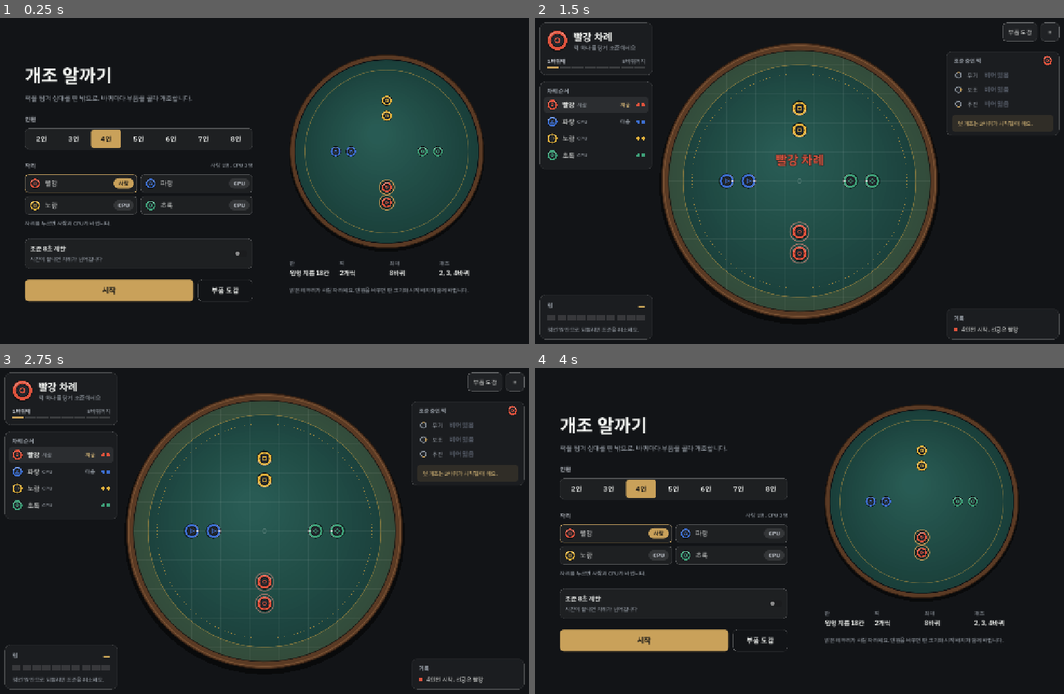
Above: before the commit, frames 1-4 (two rows, left to right).
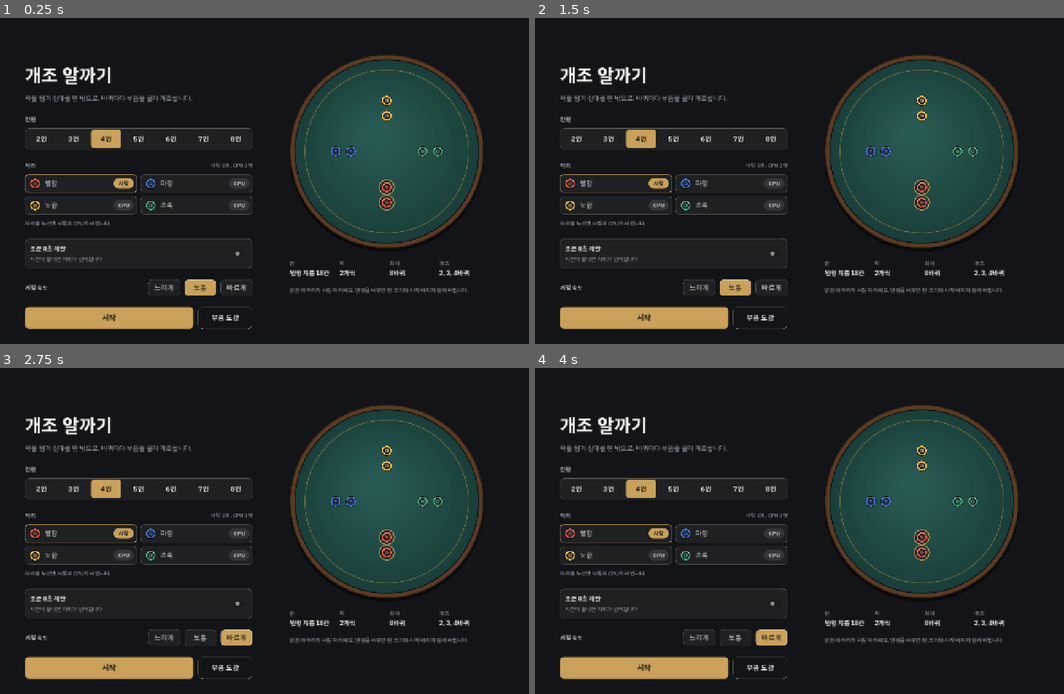
Above: after the commit, the same moments.

Repository: webgame-kr/alkkagi
Game: Godot game, scene res://scenes/main.tscn
The game is run twice, just before and just after one commit, with the same random seed, the same clock (stepped at 60 frames per second) and the same inputs.
Inputs (mouse positions are in pixels of both pictures, inside the frame that each line leads up to):
- Up to frame 1 (0.25 s): no input
- Up to frame 2 (1.5 s): click (698, 288) at 0.5 s, where only the run after the commit has a clickable "느리게"; click (736, 288) at 1.25 s, where only the run after the commit has a clickable "보통"
- Up to frame 3 (2.75 s): click (238, 638) at 2 s, where only the run after the commit has a clickable "빠르게"
- Up to frame 4 (4 s): click (646, 667) at 2.75 s, where only the run after the commit has a clickable "시작"; click "≡" at 3.5 s

The runs differ from the first frame. In frame 1, 4.8% of the frame differs, in the area x 4-48%, y 80-96%; in frame 2, 44%; in frame 3, 44%, in the area x 0-100%, y 1-99%; in frame 4, 4.9%.

Commit message:
Fix set labels for non-T-rex sets and slow the game tempo
- Set helpers default to the puck's own set instead of the T-rex set;
  draft cards, the completion pop-up and CPU drafting use the part's set
- Game speed option in the lobby (slow / normal / fast); normal plays
  pucks at 0.7x, gives the CPU longer to think and show its aim, and
  pauses between turns (longer after a knockout)

Co-Authored-By: Claude Opus 5.5 <noreply@anthropic.com>

Diff:
--- a/scripts/game.gd
+++ b/scripts/game.gd
@@ -39,7 +39,14 @@
 var font_semi: Font
 var font_bold: Font
 var m: Match
-var settings := {"n": 4, "cpu": [false, true, true, true, true, true, true, true], "timed": false}
+var settings := {"n": 4, "cpu": [false, true, true, true, true, true, true, true], "timed": false, "speed": 1}
+## 게임 속도: 퍽이 움직이는 빠르기(재생 배율), CPU가 뜸 들이는 시간, 차례 사이 쉬는 시간.
+const SPEEDS := [
+	{"name": "느리게", "play": 0.5, "think": 1.4, "aim_show": 1.6, "hold": 1.1},
+	{"name": "보통", "play": 0.7, "think": 0.9, "aim_show": 1.15, "hold": 0.75},
+	{"name": "빠르게", "play": 1.0, "think": 0.45, "aim_show": 0.65, "hold": 0.3},
+]
+var turn_hold := 0.0          # 샷이 끝난 뒤 다음 차례까지 잠깐 쉬기
 var state := "setup"          # setup | play | result
 
 # 화면 배치
@@ -200,6 +207,12 @@
 		all[7].parts = {"weapon": "night_charm", "aux": "wind_knot", "prop": "second_step"}
 		m.world.events.append({"t": "manga", "part": "log_sub", "pos": all[4].pos, "owner": all[4].owner, "stone": all[4].id})
 		_consume_events()
+	if args.has("--moon"):
+		var mine2: Array = m.world.alive_stones_of(0)
+		mine2[0].parts = {"weapon": "moon_staff", "aux": "star_cloak", "prop": ""}
+		if m.phase == "draft":
+			m.offers[0] = m.roll_offer(0)
+			turn_key = ""
 	if args.has("--trex"):
 		var mine: Array = m.world.alive_stones_of(0)
 		mine[0].parts = {"weapon": "trex_head", "aux": "trex_arm", "prop": "trex_leg"}
@@ -279,6 +292,7 @@
 	m = Match.new()
 	m.setup(settings["n"], settings["cpu"], randi(), settings["timed"])
 	state = "play"
+	turn_hold = 0.0
 	fx.clear()
 	log_lines.clear()
 	bot = null
@@ -309,7 +323,14 @@
 	queue_redraw()
 
 
+func _sp(k: String) -> float:
+	return SPEEDS[settings.get("speed", 1)][k]
+
+
 func _update_play(delta: float) -> void:
+	if turn_hold > 0.0:
+		turn_hold -= delta
+		return
 	var key := "%s|%d|%d|%d" % [m.phase, m.round_no, m.turn_pos, m.draft_queue.size()]
 	if key != turn_key:
 		turn_key = key
@@ -320,7 +341,7 @@
 			if slowmo > 0.0:
 				slowmo -= delta
 				spd = 0.3
-			accum += minf(delta, 0.05) * spd
+			accum += minf(delta, 0.05) * spd * _sp("play")
 			while accum >= World.DT and m.phase == "moving":
 				accum -= World.DT
 				m.world.step()
@@ -389,7 +410,7 @@
 			m.skip_turn()
 		else:
 			cpu_aim = r.duplicate()
-			cpu_aim["t"] = 0.65
+			cpu_aim["t"] = _sp("aim_show")
 
 
 func _on_phase_changed() -> void:
@@ -397,7 +418,7 @@
 		"aim":
 			aim_left = m.aim_limit
 			bot = null
-			bot_wait = 0.45
+			bot_wait = _sp("think")
 			var p: Dictionary = m.players[m.current_player()]
 			_banner("%s 차례" % p.name, p.color)
 			relic_mode = false
@@ -407,7 +428,7 @@
 			var pid := m.current_drafter()
 			draft_part = ""
 			draft_stone = -1
-			draft_wait = 0.7
+			draft_wait = _sp("think") + 0.4
 			if m.draft_queue.size() == m.order.size():
 				_banner("%d바퀴 · 개조 시간" % m.round_no)
 			if m.players[pid].cpu:
@@ -420,6 +441,7 @@
 	var shooter_owner: int = m.world.shot.owner if m.world.shot != null else -1
 	var outs: Array = m.world.knockouts.duplicate()
 	m.finish_shot()
+	turn_hold = _sp("hold") + (0.4 if not outs.is_empty() else 0.0)
 	_consume_events()
 	if shooter_owner < 0:
 		return
@@ -462,7 +484,7 @@
 
 func _banner(s: String, c := TEXT) -> void:
 	banner = s
-	banner_t = 1.3
+	banner_t = 1.6
 	_banner_col = c
 
 
@@ -551,7 +573,7 @@
 			if sid >= 0:
 				_pick_stone_for_part(pid, sid)
 		return
-	if m.phase != "aim" or m.players[m.current_player()].cpu:
+	if m.phase != "aim" or m.players[m.current_player()].cpu or turn_hold > 0.0:
 		return
 	if relic_mode:
 		if event.pressed:
@@ -684,8 +706,9 @@
 		if set_txt != "":
 			_log(set_txt, BRASS)
 		fx.append({"k": "text", "pos": s.pos + Vector2(0, -34), "t": 0.0, "life": 1.3, "text": txt, "c": pl.color.lightened(0.35), "size": 20})
-		if PartsData.set_complete(s.parts):
-			fx.append({"k": "text", "pos": s.pos + Vector2(0, -58), "t": 0.0, "life": 1.8, "text": "메카 티라노!", "c": POWER, "size": 24})
+		var done_set := PartsData.set_of(part)
+		if done_set != "" and PartsData.set_complete(s.parts, done_set):
+			fx.append({"k": "text", "pos": s.pos + Vector2(0, -58), "t": 0.0, "life": 1.8, "text": PartsData.SETS[done_set]["name"] + "!", "c": POWER, "size": 24})
 			fx.append({"k": "ring", "pos": s.pos, "t": 0.0, "life": 0.8, "r": 60.0, "c": POWER})
 		fx.append({"k": "ring", "pos": s.pos, "t": 0.0, "life": 0.5, "r": 34.0, "c": pl.color})
 	draft_part = ""
@@ -1862,6 +1885,25 @@
 	cb.toggled.connect(func(v): settings["timed"] = v)
 	th.add_child(cb)
 	col.add_child(tp)
+	# 게임 속도
+	var sp_row := HBoxContainer.new()
+	sp_row.add_theme_constant_override("separation", 10)
+	var spl := _nw(_label("게임 속도", 14, LABEL, 1))
+	spl.size_flags_horizontal = Control.SIZE_EXPAND_FILL
+	sp_row.add_child(spl)
+	for i in SPEEDS.size():
+		var on: bool = settings.get("speed", 1) == i
+		var sb2 := _button(SPEEDS[i]["name"], func():
+			settings["speed"] = i
+			_show_setup())
+		sb2.custom_minimum_size = Vector2(76, 38)
+		var st2 := _sb(BRASS if on else Color(1, 1, 1, 0.05), Color(1, 1, 1, 0.1), 8)
+		sb2.add_theme_stylebox_override("normal", st2)
+		sb2.add_theme_stylebox_override("hover", _sb(BRASS.lightened(0.1) if on else Color(1, 1, 1, 0.1), Color(1, 1, 1, 0.14), 8))
+		for k in ["font_color", "font_hover_color", "font_pressed_color"]:
+			sb2.add_theme_color_override(k, INK if on else TEXT)
+		sp_row.add_child(sb2)
+	col.add_child(sp_row)
 	# 시작
 	var row2 := HBoxContainer.new()
 	row2.add_theme_constant_override("separation", 10)
@@ -2072,16 +2114,18 @@
 	var tag := ""
 	var tag_col := SUB
 	if PartsData.set_of(part) != "":
+		var set_id := PartsData.set_of(part)
+		var set_name: String = PartsData.SETS[set_id]["name"]
 		var best := 0
 		for st in m.world.alive_stones_of(pid):
-			var c: int = PartsData.set_progress(st.parts)["count"]
-			if c < 3:
+			var c: int = PartsData.set_progress(st.parts, set_id)["count"]
+			if c < 3 and not st.parts.values().has(part):
 				best = maxi(best, c)
 		if best == 2:
-			tag = "고르면 세트 완성 · 메카 티라노"
+			tag = "고르면 세트 완성 · " + set_name
 			tag_col = POWER
 		else:
-			tag = "티라노 세트 %d/3" % (best + 1)
+			tag = "%s 세트 %d/3" % [set_name, best + 1]
 			tag_col = HINT_GOLD
 	elif not m.trex_missing(pid).is_empty():
 		tag = "일반 부품"
--- a/scripts/sim/bot.gd
+++ b/scripts/sim/bot.gd
@@ -139,7 +139,7 @@
 				val -= 6.0
 			# 세트를 모으는 중이면 같은 알에 이어 붙이는 쪽을 크게 쳐준다.
 			if PartsData.set_of(part) != "":
-				var have: int = PartsData.set_progress(s.parts)["count"]
+				var have: int = PartsData.set_progress(s.parts, PartsData.set_of(part))["count"]
 				val += have * 4.0
 			# 이미 부품이 있는 알에 몰아 다는 쪽을 약간 선호 (조합)
 			var filled := 0
--- a/scripts/sim/parts_data.gd
+++ b/scripts/sim/parts_data.gd
@@ -278,7 +278,11 @@
 
 
 ## 이 알에 달린 세트 부품 수. {set, count, missing:[id]}
-static func set_progress(stone_parts: Dictionary, set_id := "trex") -> Dictionary:
+static func set_progress(stone_parts: Dictionary, set_id := "") -> Dictionary:
+	if set_id == "":
+		set_id = main_set(stone_parts)
+		if set_id == "":
+			return {"set": "", "count": 0, "missing": [], "total": 3}
 	var have := 0
 	var missing: Array = []
 	for pid in SETS[set_id]["parts"]:
@@ -289,7 +293,13 @@
 	return {"set": set_id, "count": have, "missing": missing, "total": SETS[set_id]["parts"].size()}
 
 
-static func set_complete(stone_parts: Dictionary, set_id := "trex") -> bool:
+## set_id 를 비우면 어느 세트든 완성됐는지.
+static func set_complete(stone_parts: Dictionary, set_id := "") -> bool:
+	if set_id == "":
+		for sid in SETS:
+			if set_complete(stone_parts, sid):
+				return true
+		return false
 	return set_progress(stone_parts, set_id)["count"] == SETS[set_id]["parts"].size()
 
 
--- a/tests/run_tests.gd
+++ b/tests/run_tests.gd
@@ -723,6 +723,11 @@
 	parts["prop"] = "trex_leg"
 	check(PartsData.set_label(parts).begins_with("메카 티라노 완성"), "complete label")
 	check(PartsData.set_label({"weapon": "", "aux": "", "prop": ""}) == "", "no label without T-rex parts")
+	var moon := {"weapon": "moon_staff", "aux": "star_cloak", "prop": ""}
+	check(PartsData.set_label(moon) == "달그림자 마도사 2/3 · 장화 필요", "moon label: " + PartsData.set_label(moon))
+	check(not PartsData.set_complete(moon) and PartsData.set_progress(moon)["set"] == "moon", "progress follows the stone's own set")
+	moon["prop"] = "moon_boots"
+	check(PartsData.set_complete(moon) and not PartsData.set_complete(moon, "trex"), "complete moon set is not a T-rex")
 
 
 # ── 확장 부품 ────────────────────────────────────────────
Not shown, changed: docs/index.pck
